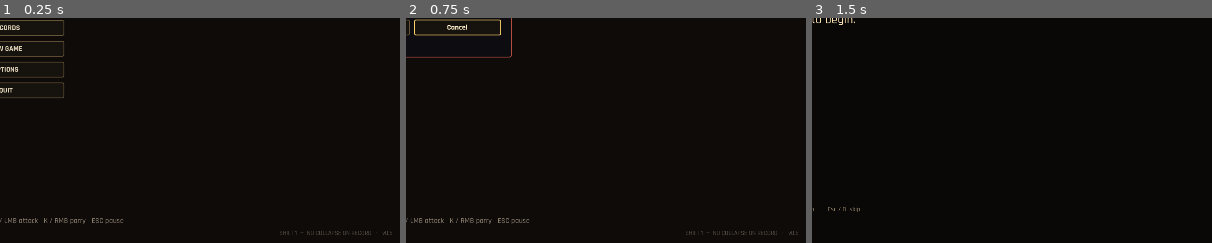
Above: before the commit, frames 1-3 (left to right).
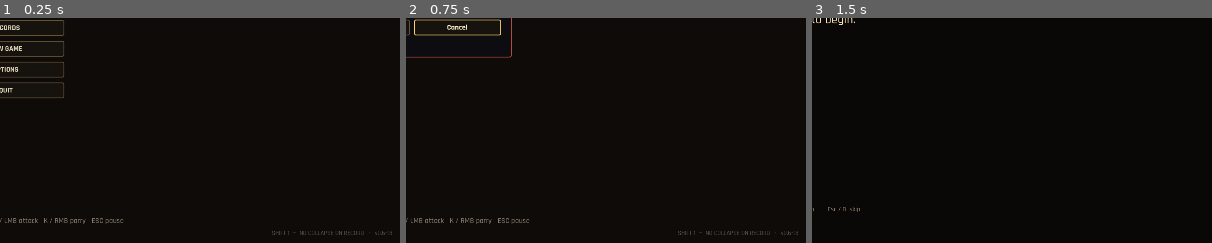
Above: after the commit, the same moments.

Repository: dlepi24/dungeon-delve
Game: Godot game, scene res://src/main/main.tscn
Same seed, same stepped clock (60 frames per second), same inputs: the game is played once before the commit and once after it.
Inputs:
- Up to frame 1 (0.25 s): no input
- Up to frame 2 (0.75 s): click "NEW GAME" at 0.5 s
- Up to frame 3 (1.5 s): click "Wipe and start over" at 1.25 s
The pictures show only the part of the screen within x 49-99%, y 50-100%; the shares and areas given below are measured in that part.

The runs differ from the first frame. In frame 1, 0.2% of the frame differs, in the area x 68-98%, y 94-97%; in frame 2, 0.2%; in frame 3, nothing differs.

Commit message:
Show build marker on title; log the Android port in the roadmap
Co-Authored-By: Claude Fable 5 <noreply@anthropic.com>

Diff:
--- a/src/main/main.gd
+++ b/src/main/main.gd
@@ -30,7 +30,7 @@
 @onready var _stats: Label = $Stats
 @onready var _flavor: Label = $Flavor
 
-const VERSION: String = "v0.6"
+const VERSION: String = "v0.6-t8"
 @onready var _confirm: PanelContainer = $Confirm
 @onready var _confirm_yes: Button = $Confirm/Margin/Rows/Buttons/Yes
 @onready var _confirm_cancel: Button = $Confirm/Margin/Rows/Buttons/Cancel
Not shown, changed: docs/ROADMAP.md
